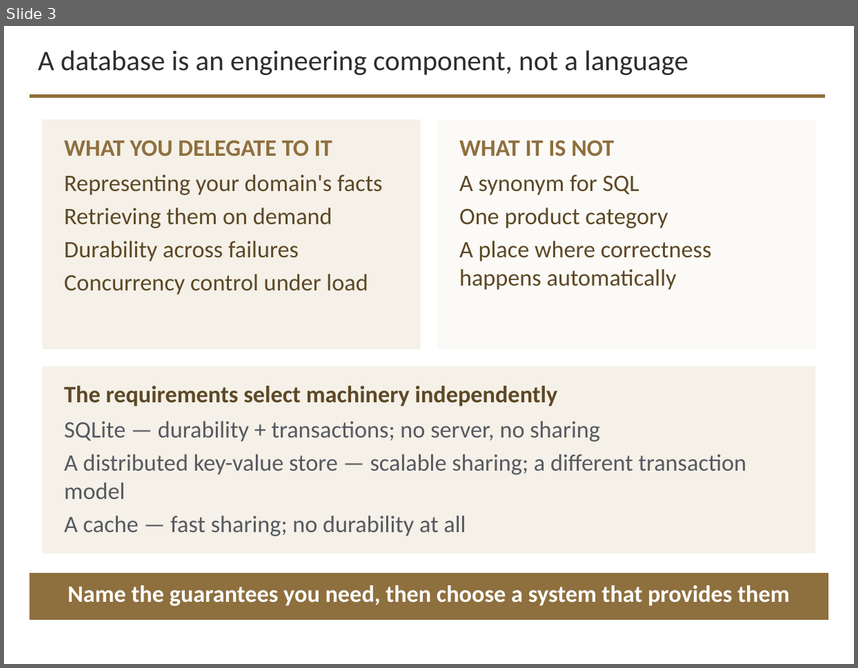
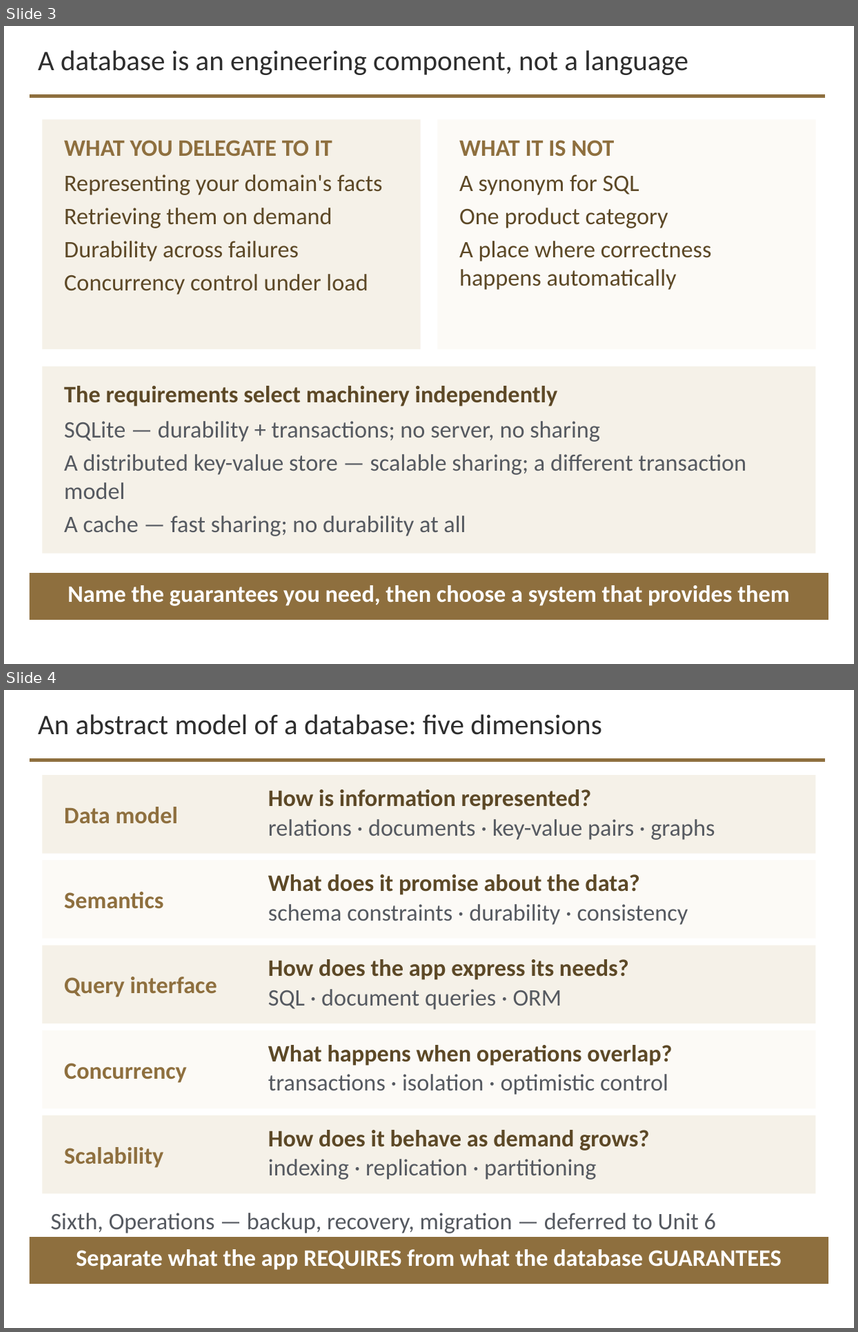
Before and after one commit to davisjam/model-based-agentic-software-engineering, a slide deck: course/lectures/act-3-software-in-the-world/02-compute-environments-and-data-management/3-2-Data-Management.pptx. Shown one above the other, each under a label of ours: slide 3 before the commit, slides 3 and 4 after it. The pictures are 858x668 and 858x1332 pixels, drawn with LibreOffice and Linux fonts; fonts in the diff are those of the drawing; background and template pictures are left out. Boxes give left, top, right and bottom in pixels: in the first picture for what was removed or moved away, otherwise in the second. Text is boxed around its words. In the diff, an @@ line names an element or a change of style, - is before the commit and + after.

```diff
--- a/course/lectures/act-3-software-in-the-world/02-compute-environments-and-data-management/3-2-Data-Management.pptx
+++ b/course/lectures/act-3-software-in-the-world/02-compute-environments-and-data-management/3-2-Data-Management.pptx
@@ slide 4 added at box(4, 690, 854, 1328), background #FFFFFF; not listed: 1 template element that a slide beside it also shows @@
@@ text added at box(38, 714, 602, 735), 24 pt, text #2D2D2D @@
+An abstract model of a database: five dimensions
@@ rectangle added at box(42, 775, 816, 854), fill #F5F1E8 @@
@@ text added at box(268, 789, 715, 840), 20 pt, text #555960 @@
+How is information represented?
+relations · documents · key-value pairs · graphs
@@ text added at box(64, 807, 178, 823), 20 pt, text #8E6F3E, bold @@
+Data model
@@ rectangle added at box(42, 860, 816, 938), fill #FCFAF6 @@
@@ text added at box(268, 874, 688, 925), 20 pt, text #555960 @@
+What does it promise about the data?
+schema constraints · durability · consistency
@@ text added at box(64, 891, 163, 909), 20 pt, text #8E6F3E, bold @@
+Semantics
@@ rectangle added at box(42, 945, 816, 1023), fill #F5F1E8 @@
@@ text added at box(64, 976, 217, 997), 20 pt, text #8E6F3E, bold @@
+Query interface
@@ text added at box(268, 959, 629, 1009), 20 pt, text #5C4826, bold @@
+How does the app express its needs?
+SQL · document queries · ORM
@@ rectangle added at box(42, 1030, 816, 1108), fill #FCFAF6 @@
@@ text added at box(268, 1045, 672, 1094), 20 pt, text #555960 @@
+What happens when operations overlap?
+transactions · isolation · optimistic control
@@ text added at box(64, 1063, 187, 1083), 20 pt, text #8E6F3E, bold @@
+Concurrency
@@ rectangle added at box(42, 1115, 816, 1193), fill #F5F1E8 @@
@@ text added at box(268, 1130, 649, 1179), 20 pt, text #555960 @@
+How does it behave as demand grows?
+indexing · replication · partitioning
@@ text added at box(64, 1147, 163, 1167), 20 pt, text #8E6F3E, bold @@
+Scalability
@@ text added at box(51, 1212, 716, 1233), 20 pt, text #555960 @@
+Sixth, Operations — backup, recovery, migration — deferred to Unit 6
@@ rectangle added at box(30, 1236, 829, 1283), fill #8E6F3E @@
@@ text added at box(76, 1249, 782, 1270), 20 pt, text #FFFFFF, bold @@
+Separate what the app REQUIRES from what the database GUARANTEES
```
Also in this commit, not shown: 4 other slides added.
